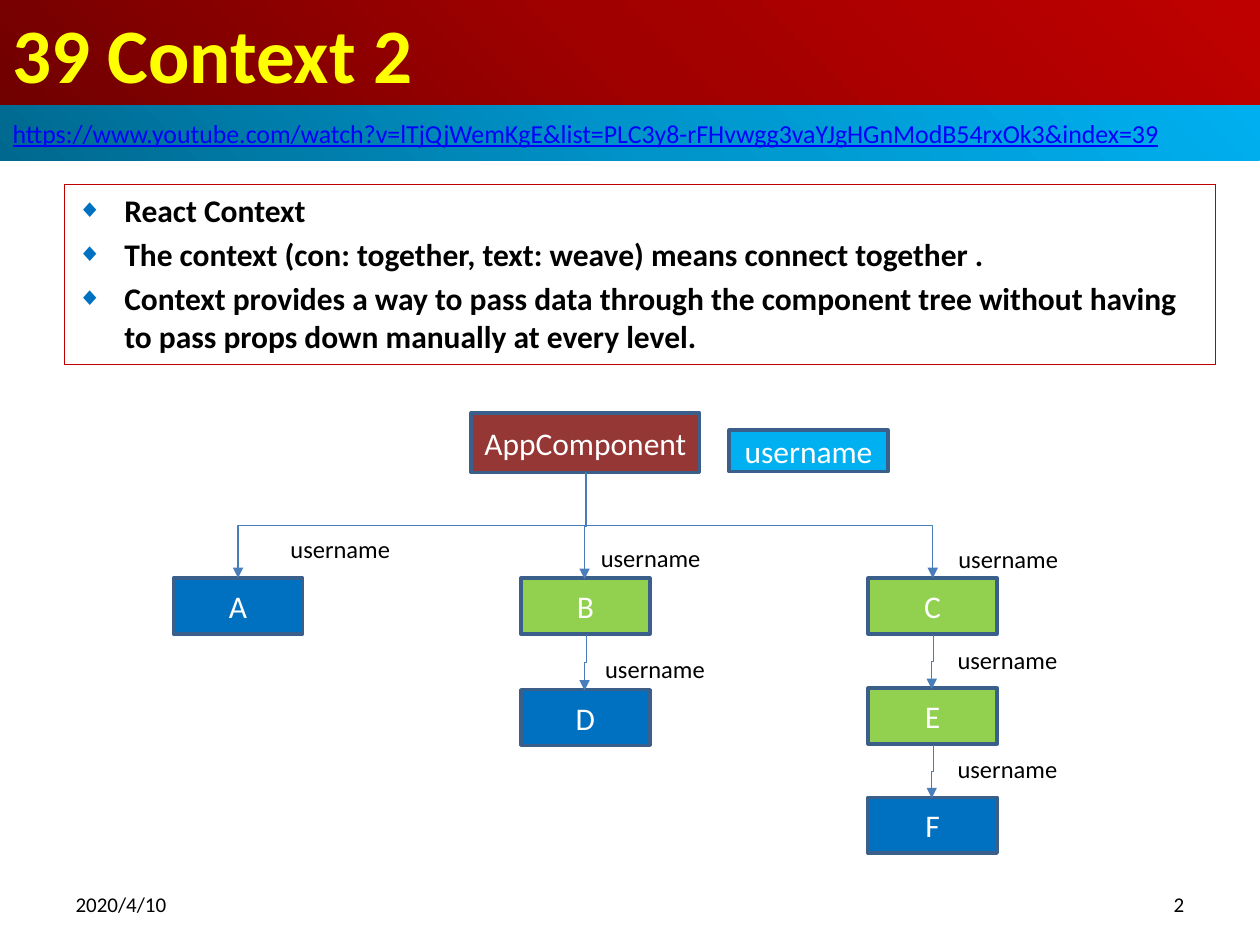
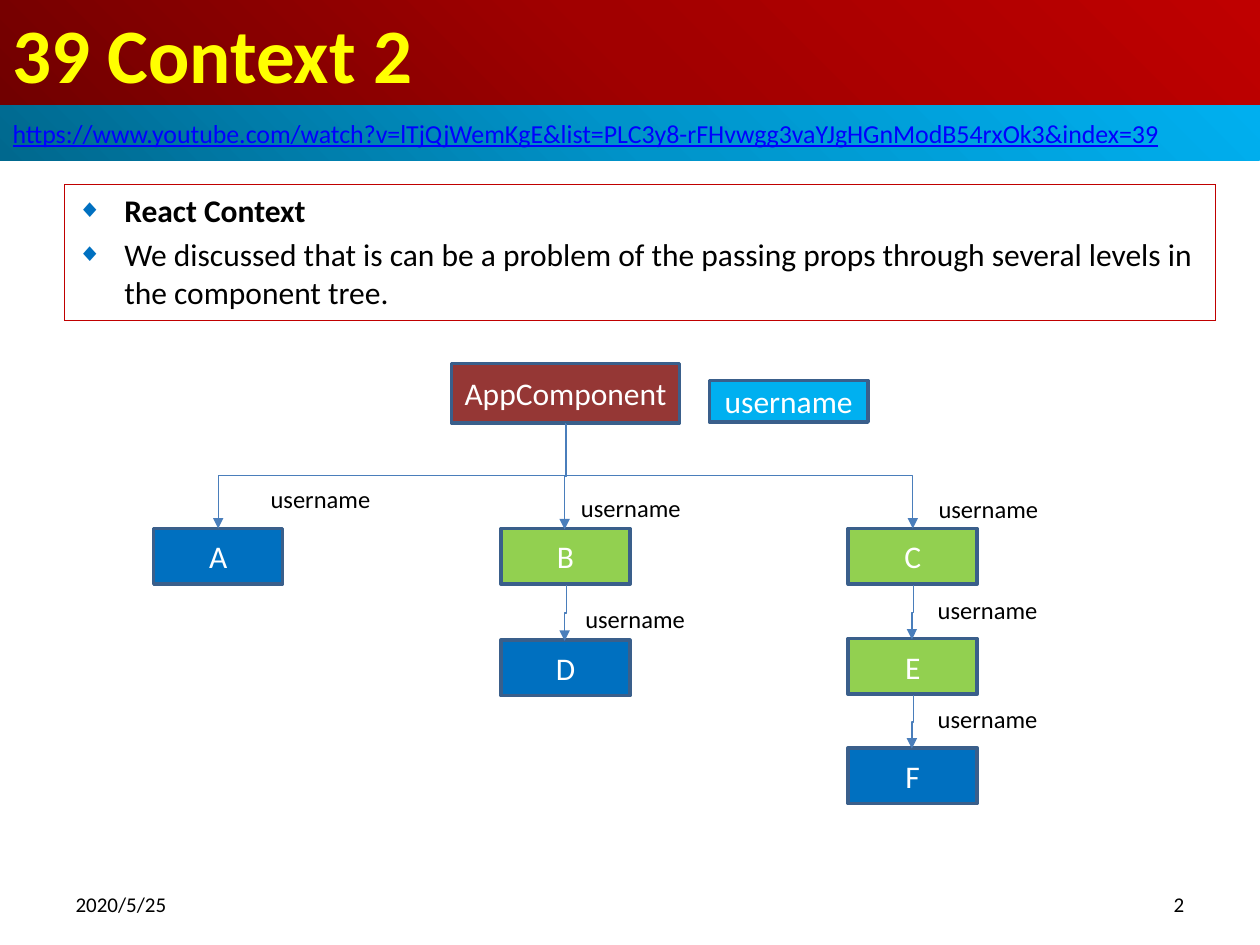
Before and after one commit to peterhchen/800-React-Hook, a slide deck: slide 2 of 39_Context2.pptx. Drawn at 1260x945 pixels with LibreOffice and Linux fonts; fonts in the diff are those of the drawing. Boxes give left, top, right and bottom in pixels: in the first picture for what was removed or moved away, otherwise in the second. Text is boxed around its words. In the diff, an @@ line names an element or a change of style, - is before the commit and + after.

Commit message:
Context
1. Create Context
2. Add User data at the Provider component
3. Get User data at the Consumer component.

```diff
--- a/39_Context2.pptx
+++ b/39_Context2.pptx
@@ subtitle "React Context": place and size @@
-subtitle "React Context" at (64,185,1215,365)
+subtitle "React Context" at (64,185,1215,320)
@@ subtitle at (124,244,1192,309): text changed; bold off @@
-◆ The context (con: together, text: weave) means connect together .
-◆ Context provides a way to pass data through the component tree without having to pass props down manually at every level.
+◆ We discussed that is can be a problem of the passing props through several levels in the component tree.
@@ 8 rectangles, 6 texts, 6 elbow arrows: place and size @@
-8 rectangles, 6 texts, 6 elbow arrows at (174,413,1058,853)
+8 rectangles, 6 texts, 6 elbow arrows at (154,363,1039,803)
@@ text at (76,897,167,913): text changed @@
-2020/4/10
+2020/5/25
```
Also in this commit, not shown: 14 other slides changed, 7 slides added.
